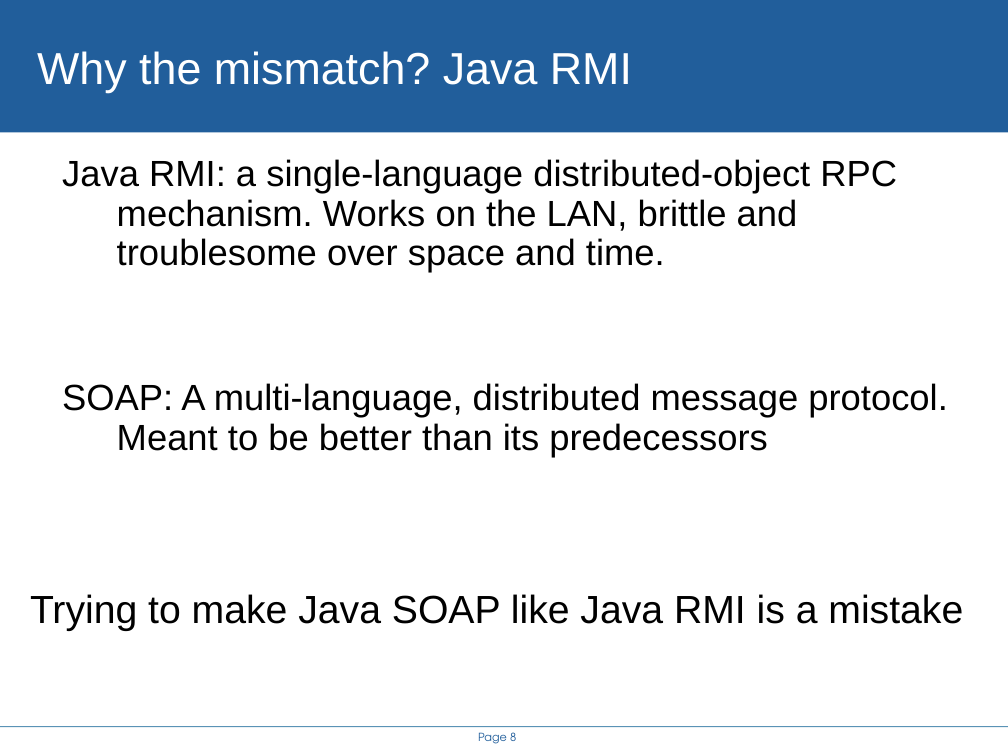
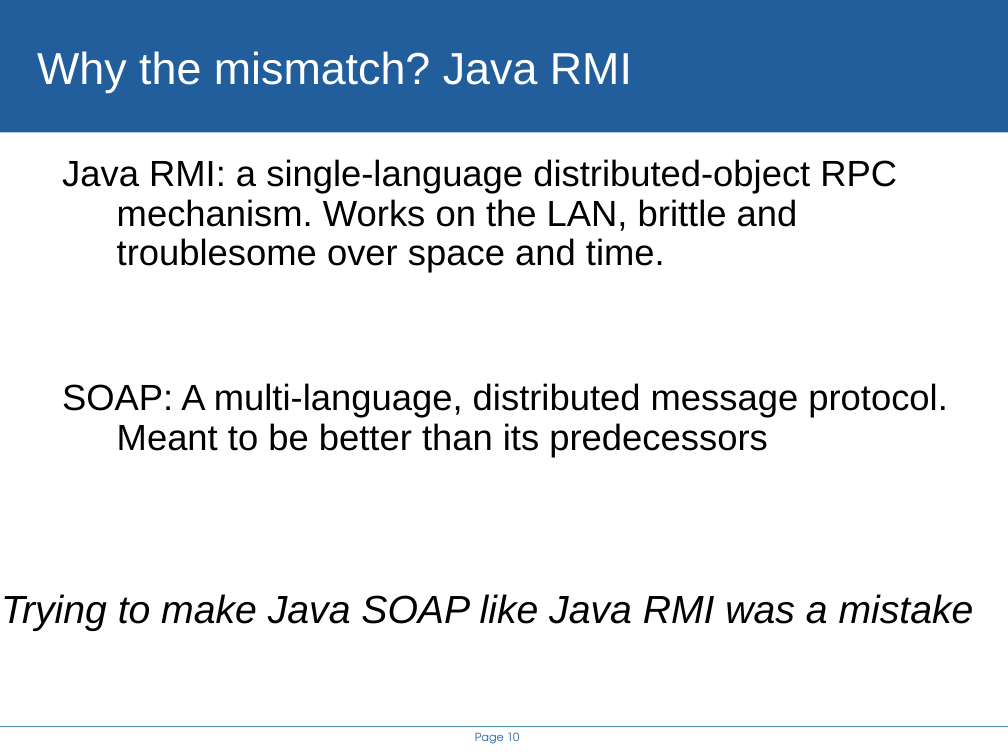
Before and after one commit to steveloughran/smartfrog, a slide deck: slide 10 of projects/alpine/doc/icws2005/rethinking_the_java_SOAP_stack.ppt (slide 8 before the commit). Drawn at 1008x756 pixels with LibreOffice and Linux fonts; fonts in the diff are those of the drawing; background and template pictures are left out. Boxes give left, top, right and bottom in pixels: in the first picture for what was removed or moved away, otherwise in the second. Text is boxed around its words. In the diff, an @@ line names an element or a change of style, - is before the commit and + after.

```diff
--- a/projects/alpine/doc/icws2005/rethinking_the_java_SOAP_stack.ppt
+++ b/projects/alpine/doc/icws2005/rethinking_the_java_SOAP_stack.ppt
@@ text at (x1=1, y1=594, x2=974, y2=631): text changed; italic on @@
-Trying to make Java SOAP like Java RMI is a mistake
+Trying to make Java SOAP like Java RMI was a mistake
@@ page number at (x1=475, y1=732, x2=519, y2=744): text changed @@
-Page 8
+Page 10
```
Also in this commit, not shown: 8 other slides changed, 6 slides added, 2 slides removed, 14 other files.
